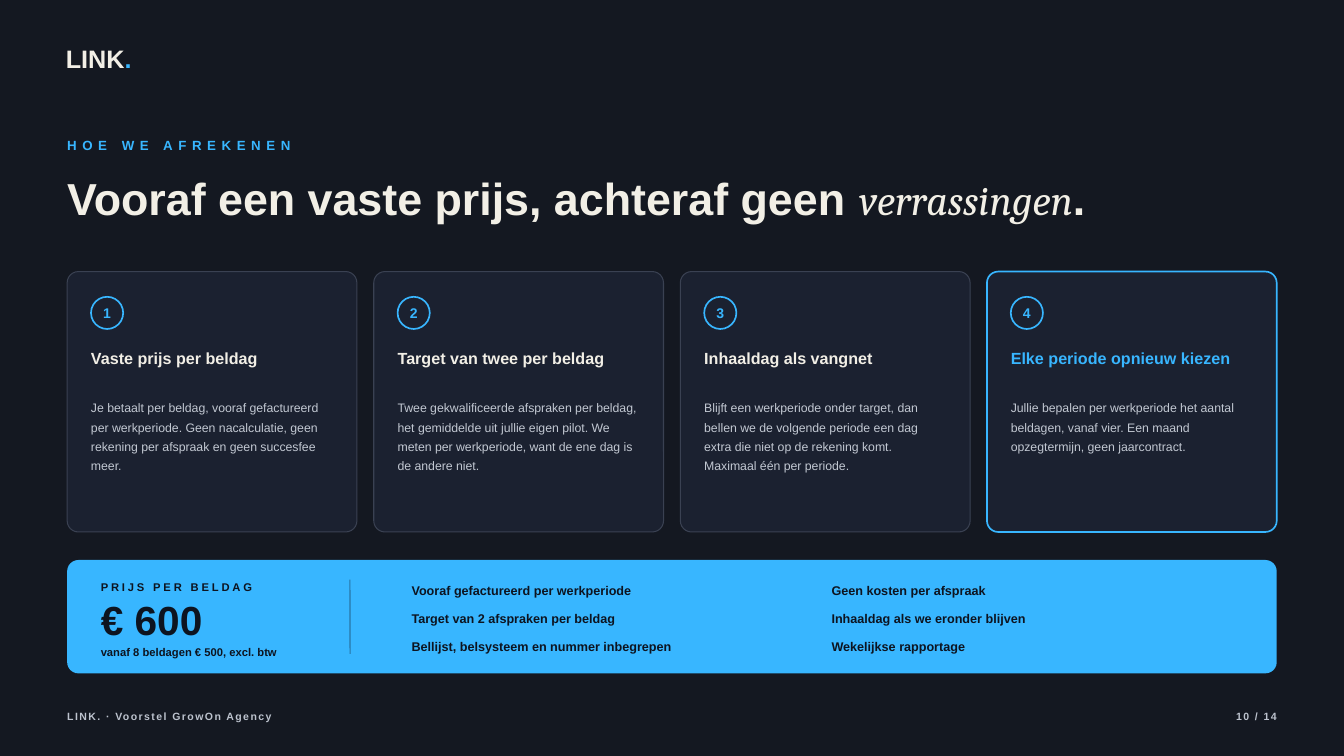
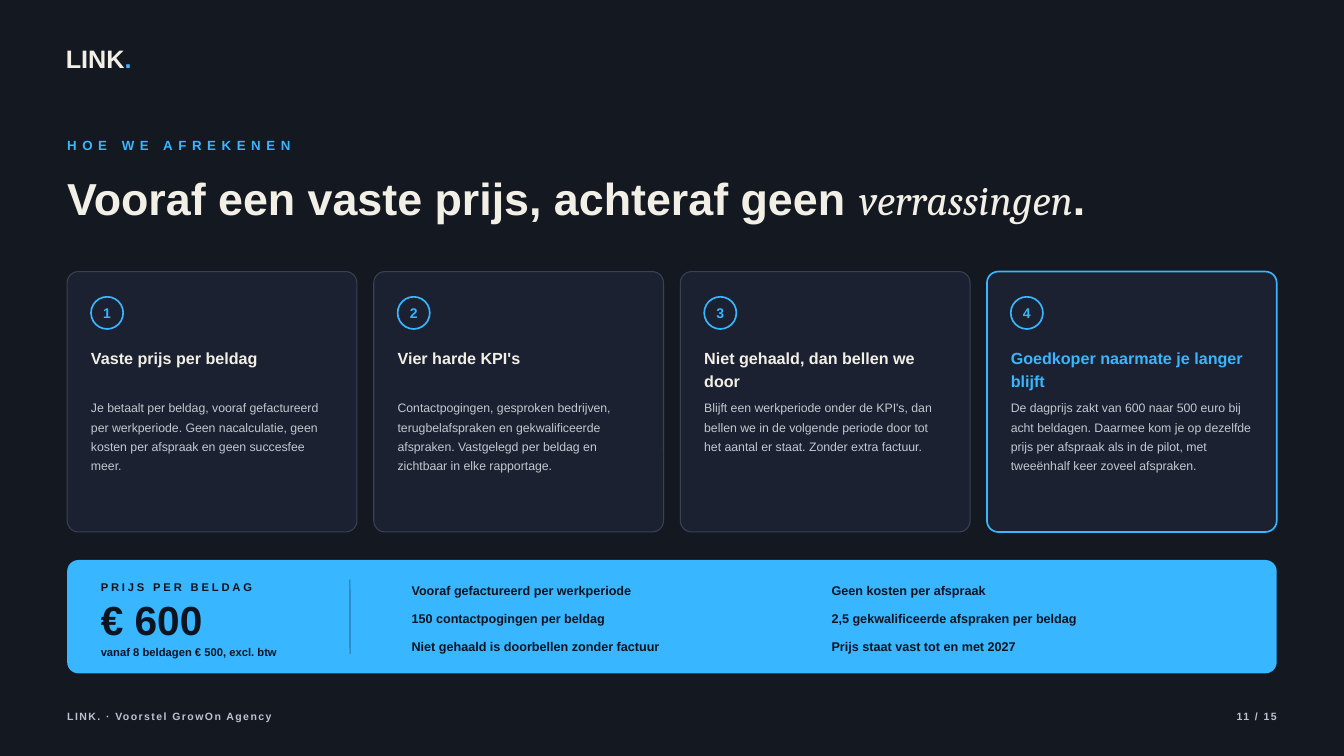
Before and after one commit to hens-lang/Test, a slide deck: slide 11 of output/LINK. voorstel GrowOn Agency.pptx (slide 10 before the commit). Drawn at 1344x756 pixels with LibreOffice and Linux fonts; fonts in the diff are those of the drawing; background and template pictures are left out. Boxes give left, top, right and bottom in pixels: in the first picture for what was removed or moved away, otherwise in the second. Text is boxed around its words. In the diff, an @@ line names an element or a change of style, - is before the commit and + after.

```diff
--- a/output/LINK. voorstel GrowOn Agency.pptx
+++ b/output/LINK. voorstel GrowOn Agency.pptx
@@ text at [398,352,521,364]: text changed @@
-Target van twee per beldag
+Vier harde KPI's
@@ text at [704,352,914,387]: text changed @@
-Inhaaldag als vangnet
+Niet gehaald, dan bellen we door
@@ text at [1011,352,1242,390]: text changed @@
-Elke periode opnieuw kiezen
+Goedkoper naarmate je langer blijft
@@ text at [91,403,319,470]: text changed @@
-Je betaalt per beldag, vooraf gefactureerd per werkperiode. Geen nacalculatie, geen rekening per afspraak en geen succesfee meer.
+Je betaalt per beldag, vooraf gefactureerd per werkperiode. Geen nacalculatie, geen kosten per afspraak en geen succesfee meer.
@@ text at [398,403,611,473]: text changed @@
-Twee gekwalificeerde afspraken per beldag, het gemiddelde uit jullie eigen pilot. We meten per werkperiode, want de ene dag is de andere niet.
+Contactpogingen, gesproken bedrijven, terugbelafspraken en gekwalificeerde afspraken. Vastgelegd per beldag en zichtbaar in elke rapportage.
@@ text at [704,403,931,451]: text changed @@
-Blijft een werkperiode onder target, dan bellen we de volgende periode een dag extra die niet op de rekening komt. Maximaal één per periode.
+Blijft een werkperiode onder de KPI's, dan bellen we in de volgende periode door tot het aantal er staat. Zonder extra factuur.
@@ text at [1011,403,1251,473]: text changed @@
-Jullie bepalen per werkperiode het aantal beldagen, vanaf vier. Een maand opzegtermijn, geen jaarcontract.
+De dagprijs zakt van 600 naar 500 euro bij acht beldagen. Daarmee kom je op dezelfde prijs per afspraak als in de pilot, met tweeënhalf keer zoveel afspraken.
@@ text at [412,614,605,626]: text changed @@
-Target van 2 afspraken per beldag
+150 contactpogingen per beldag
@@ text at [832,614,1077,626]: text changed @@
-Inhaaldag als we eronder blijven
+2,5 gekwalificeerde afspraken per beldag
@@ text at [412,642,660,654]: text changed @@
-Bellijst, belsysteem en nummer inbegrepen
+Niet gehaald is doorbellen zonder factuur
@@ text at [832,642,1016,654]: text changed @@
-Wekelijkse rapportage
+Prijs staat vast tot en met 2027
@@ text at [1237,713,1250,720]: text changed @@
-10 / 14
+11 / 15
```
Also in this commit, not shown: 13 other slides changed, 1 slide added, 20 other files.
